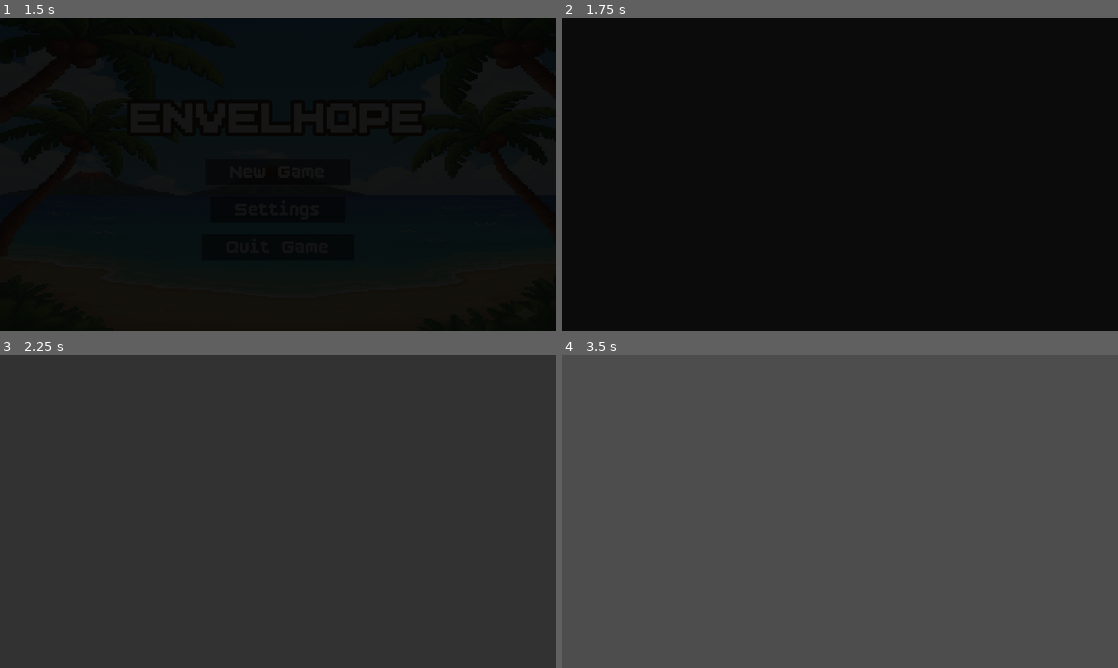
Above: before the commit, frames 1-4 (two rows, left to right).
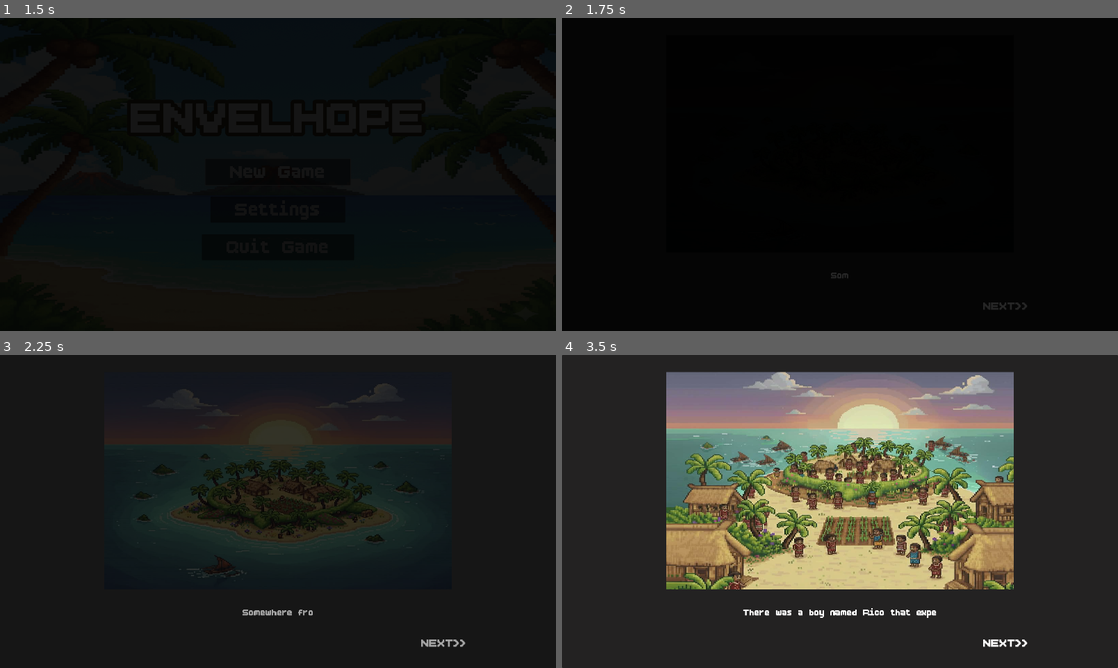
Above: after the commit, the same moments.

Repository: hoaxnt/envelhope-beta
Game: Godot game, scene res://Scenes/utils/main_menu.tscn
The game is run twice, just before and just after one commit, with the same random seed, the same clock (stepped at 60 frames per second) and the same inputs.
Inputs (mouse positions are in pixels of both pictures, inside the frame that each line leads up to):
- Up to frame 1 (1.5 s): click "New Game" at 0.5 s; click "New Game" at 1.25 s
- Up to frame 2 (1.75 s): no input
- Up to frame 3 (2.25 s): click (278, 511) at 2.02 s
- Up to frame 4 (3.5 s): click (840, 511) at 2.77 s

Frame 1 is identical in both runs. In frame 2, 0.1% of the frame differs, in the area x 48-84%, y 81-94%; in frame 3, 89%; in frame 4, 99%, in the area x 0-100%, y 0-100%.

Commit message:
feat: added chapter 2

Diff:
--- a/Scenes/chapters/chapter_2.tscn
+++ b/Scenes/chapters/chapter_2.tscn
@@ -1,82 +1,28 @@
-[gd_scene load_steps=22 format=3 uid="uid://ch7e3kl82la3y"]
+[gd_scene load_steps=13 format=3 uid="uid://ch7e3kl82la3y"]
 
 [ext_resource type="PackedScene" uid="uid://cqfnmj4as6wxg" path="res://scenes/maps/city/plaza.tscn" id="1_3hgx5"]
 [ext_resource type="Script" uid="uid://dchxwfgk4jbge" path="res://scripts/chapters/chapter_2.gd" id="1_3ilha"]
 [ext_resource type="PackedScene" uid="uid://4h22a7hemgyb" path="res://scenes/characters/player.tscn" id="2_v6yd1"]
-[ext_resource type="Script" uid="uid://bcfm8jfsqemav" path="res://scripts/characters/npc_plaza/fruit_vendor/roaming.gd" id="3_jauny"]
 [ext_resource type="PackedScene" uid="uid://roh6nuojjp2y" path="res://scenes/characters/npc_plaza/fruit_vendor.tscn" id="3_sa0bh"]
 [ext_resource type="PackedScene" uid="uid://cp647drb6trig" path="res://scenes/characters/npc_plaza/street_performer.tscn" id="5_g2xa2"]
 [ext_resource type="PackedScene" uid="uid://7ig7qjivgr7b" path="res://scenes/characters/npc_plaza/guard.tscn" id="6_2w64o"]
 [ext_resource type="PackedScene" uid="uid://dmwar6r6bslj7" path="res://scenes/characters/npc_plaza/blind_vendor.tscn" id="7_165o0"]
-[ext_resource type="Script" uid="uid://tdyss6nwpwej" path="res://scripts/utils/portal.gd" id="8_3ilha"]
-[ext_resource type="Texture2D" uid="uid://dnhad78k1oqjp" path="res://assets/utils/portal.png" id="9_3ilha"]
 [ext_resource type="PackedScene" uid="uid://c1n41auotc7uk" path="res://scenes/hud/hud.tscn" id="11_8exib"]
 
-[sub_resource type="Curve2D" id="Curve2D_g2xa2"]
-_data = {
-"points": PackedVector2Array(0, 0, 0, 0, 130, 616, 0, 0, 0, 0, 370, 616)
-}
-point_count = 2
+[sub_resource type="SegmentShape2D" id="SegmentShape2D_cf2n5"]
+a = Vector2(1712, 1)
+b = Vector2(0, 2)
 
-[sub_resource type="CircleShape2D" id="CircleShape2D_ei26i"]
-radius = 17.029387
+[sub_resource type="SegmentShape2D" id="SegmentShape2D_d806c"]
+b = Vector2(1, 736)
 
-[sub_resource type="AtlasTexture" id="AtlasTexture_rfiun"]
-atlas = ExtResource("9_3ilha")
-region = Rect2(0, 0, 66, 66)
+[sub_resource type="SegmentShape2D" id="SegmentShape2D_8exib"]
+a = Vector2(0, 735)
+b = Vector2(1712, 735)
 
-[sub_resource type="AtlasTexture" id="AtlasTexture_i74ei"]
-atlas = ExtResource("9_3ilha")
-region = Rect2(66, 0, 66, 66)
-
-[sub_resource type="AtlasTexture" id="AtlasTexture_1c24i"]
-atlas = ExtResource("9_3ilha")
-region = Rect2(132, 0, 66, 66)
-
-[sub_resource type="AtlasTexture" id="AtlasTexture_7gtdu"]
-atlas = ExtResource("9_3ilha")
-region = Rect2(198, 0, 66, 66)
-
-[sub_resource type="AtlasTexture" id="AtlasTexture_fcv6x"]
-atlas = ExtResource("9_3ilha")
-region = Rect2(264, 0, 66, 66)
-
-[sub_resource type="AtlasTexture" id="AtlasTexture_nidmx"]
-atlas = ExtResource("9_3ilha")
-region = Rect2(330, 0, 66, 66)
-
-[sub_resource type="AtlasTexture" id="AtlasTexture_ysoor"]
-atlas = ExtResource("9_3ilha")
-region = Rect2(396, 0, 66, 66)
-
-[sub_resource type="SpriteFrames" id="SpriteFrames_q4xdi"]
-animations = [{
-"frames": [{
-"duration": 1.0,
-"texture": SubResource("AtlasTexture_rfiun")
-}, {
-"duration": 1.0,
-"texture": SubResource("AtlasTexture_i74ei")
-}, {
-"duration": 1.0,
-"texture": SubResource("AtlasTexture_1c24i")
-}, {
-"duration": 1.0,
-"texture": SubResource("AtlasTexture_7gtdu")
-}, {
-"duration": 1.0,
-"texture": SubResource("AtlasTexture_fcv6x")
-}, {
-"duration": 1.0,
-"texture": SubResource("AtlasTexture_nidmx")
-}, {
-"duration": 1.0,
-"texture": SubResource("AtlasTexture_ysoor")
-}],
-"loop": true,
-"name": &"default",
-"speed": 5.0
-}]
+[sub_resource type="SegmentShape2D" id="SegmentShape2D_clykv"]
+a = Vector2(1711, -2)
+b = Vector2(1710, 736)
 
 [node name="Chapter2" type="Node2D"]
 script = ExtResource("1_3ilha")
@@ -85,28 +31,16 @@
 metadata/_edit_lock_ = true
 
 [node name="Player" parent="." instance=ExtResource("2_v6yd1")]
-position = Vector2(83, 412)
+position = Vector2(153, 502)
 
 [node name="Camera2D" type="Camera2D" parent="Player"]
 zoom = Vector2(4, 4)
-limit_left = 0
-limit_top = 0
-limit_right = 50
-limit_bottom = 50
+limit_left = 1
+limit_top = 1
+limit_right = 1710
+limit_bottom = 730
 limit_smoothed = true
 position_smoothing_enabled = true
-
-[node name="Path2D" type="Path2D" parent="."]
-position = Vector2(-111, 2)
-curve = SubResource("Curve2D_g2xa2")
-
-[node name="PathFollow2D" type="PathFollow2D" parent="Path2D"]
-position = Vector2(130, 616)
-script = ExtResource("3_jauny")
-
-[node name="FruitVendor" parent="Path2D/PathFollow2D" instance=ExtResource("3_sa0bh")]
-z_index = 1
-rotation = 0.0217357
 
 [node name="StreetPerformer" parent="." instance=ExtResource("5_g2xa2")]
 position = Vector2(498, 602)
@@ -117,21 +51,24 @@
 [node name="BlindVendor" parent="." instance=ExtResource("7_165o0")]
 position = Vector2(321, 657)
 
-[node name="Portal" type="Area2D" parent="."]
-position = Vector2(39.000004, 414)
-scale = Vector2(1.2, 1.1111112)
-script = ExtResource("8_3ilha")
-
-[node name="CollisionShape2D" type="CollisionShape2D" parent="Portal"]
-shape = SubResource("CircleShape2D_ei26i")
-
-[node name="AnimatedSprite2D" type="AnimatedSprite2D" parent="Portal"]
-position = Vector2(-2.3841858e-07, 0)
-scale = Vector2(0.93122387, 0.84844726)
-sprite_frames = SubResource("SpriteFrames_q4xdi")
-autoplay = "default"
+[node name="FruitVendor" parent="." instance=ExtResource("3_sa0bh")]
+z_index = 1
+position = Vector2(19, 618)
+rotation = 0.0217357
 
 [node name="Hud" parent="." instance=ExtResource("11_8exib")]
 visible = false
 
-[connection signal="body_entered" from="Portal" to="Portal" method="_on_body_entered"]
+[node name="StaticBody2D" type="StaticBody2D" parent="."]
+
+[node name="CollisionShape2D" type="CollisionShape2D" parent="StaticBody2D"]
+shape = SubResource("SegmentShape2D_cf2n5")
+
+[node name="CollisionShape2D2" type="CollisionShape2D" parent="StaticBody2D"]
+shape = SubResource("SegmentShape2D_d806c")
+
+[node name="CollisionShape2D3" type="CollisionShape2D" parent="StaticBody2D"]
+shape = SubResource("SegmentShape2D_8exib")
+
+[node name="CollisionShape2D4" type="CollisionShape2D" parent="StaticBody2D"]
+shape = SubResource("SegmentShape2D_clykv")
--- a/Scenes/hud/hud.tscn
+++ b/Scenes/hud/hud.tscn
@@ -1,11 +1,10 @@
-[gd_scene load_steps=17 format=3 uid="uid://c1n41auotc7uk"]
+[gd_scene load_steps=19 format=3 uid="uid://c1n41auotc7uk"]
 
 [ext_resource type="Script" uid="uid://d0fgwe3nkpfsl" path="res://scripts/hud/hud.gd" id="1_0fbou"]
 [ext_resource type="PackedScene" uid="uid://wtiojfikc0fb" path="res://scenes/hud/hunger_bar.tscn" id="2_l4r4f"]
 [ext_resource type="Texture2D" uid="uid://c4myso2wgrqtd" path="res://assets/ui/hunger_icon.png" id="2_v7mo4"]
 [ext_resource type="PackedScene" uid="uid://3rqjregok76e" path="res://scenes/hud/envelopes.tscn" id="3_0bx4p"]
 [ext_resource type="PackedScene" uid="uid://crs4wyn58p5ct" path="res://scenes/hud/hotbar_slot.tscn" id="3_558d4"]
-[ext_resource type="PackedScene" uid="uid://b6v6p84sq8x1a" path="res://scenes/hud/day_night_cycle.tscn" id="3_c45xl"]
 [ext_resource type="Texture2D" uid="uid://om54pqa2nl8x" path="res://assets/ui/envelope.png" id="4_n56i7"]
 [ext_resource type="Texture2D" uid="uid://5i30nwf1hvkt" path="res://assets/ui/bag.png" id="7_go0ap"]
 [ext_resource type="Texture2D" uid="uid://mxiklpr6dk07" path="res://assets/ui/current_quest.png" id="7_mq0y1"]
@@ -14,18 +13,19 @@
 [ext_resource type="PackedScene" uid="uid://dvmpuwcwltlnc" path="res://scenes/utils/objective_label.tscn" id="11_q6mn5"]
 [ext_resource type="PackedScene" uid="uid://nv8phd5kfc7" path="res://scenes/utils/tutorial.tscn" id="12_8nkf1"]
 [ext_resource type="FontFile" uid="uid://brajnm0fevmq0" path="res://assets/fonts/BoldPixels.ttf" id="14_4m1a1"]
+[ext_resource type="Texture2D" uid="uid://diweqnidfw18c" path="res://assets/ui/sun.png" id="14_iioc1"]
+[ext_resource type="Texture2D" uid="uid://ntqcc8bflpte" path="res://assets/ui/moon.png" id="15_567j1"]
 
 [sub_resource type="StyleBoxFlat" id="StyleBoxFlat_kniqr"]
 bg_color = Color(0.2901961, 0.20784314, 0.16078432, 1)
 border_width_left = 100
 border_color = Color(0.23529412, 0.16470589, 0.1254902, 1)
 
-[sub_resource type="StyleBoxFlat" id="StyleBoxFlat_0fbou"]
-bg_color = Color(0, 0, 0, 0.3882353)
-corner_radius_top_left = 150
-corner_radius_top_right = 150
-corner_radius_bottom_right = 150
-corner_radius_bottom_left = 150
+[sub_resource type="StyleBoxFlat" id="StyleBoxFlat_iioc1"]
+bg_color = Color(0.9843137, 0.80784315, 0.003921569, 1)
+
+[sub_resource type="StyleBoxFlat" id="StyleBoxFlat_567j1"]
+bg_color = Color(0.30588236, 0.34117648, 0.40784314, 1)
 
 [node name="Hud" type="CanvasLayer"]
 script = ExtResource("1_0fbou")
@@ -36,6 +36,7 @@
 offset_top = -250.0
 
 [node name="HotbarSlot" parent="." instance=ExtResource("3_558d4")]
+visible = false
 
 [node name="Control" type="Control" parent="."]
 layout_mode = 3
@@ -110,60 +111,6 @@
 [node name="Envelopes" parent="Control/MarginContainer/Panel/HBoxContainer/VBoxContainer/HBoxContainer2" instance=ExtResource("3_0bx4p")]
 layout_mode = 2
 
-[node name="Control2" type="Control" parent="."]
-visible = false
-layout_mode = 3
-anchors_preset = 1
-anchor_left = 1.0
-anchor_right = 1.0
-offset_left = -40.0
-offset_bottom = 40.0
-grow_horizontal = 0
-metadata/_edit_lock_ = true
-
-[node name="MarginContainer" type="MarginContainer" parent="Control2"]
-custom_minimum_size = Vector2(500, 200)
-layout_mode = 1
-anchors_preset = 1
-anchor_left = 1.0
-anchor_right = 1.0
-offset_left = -400.0
-offset_bottom = 200.0
-grow_horizontal = 0
-theme_override_constants/margin_left = 30
-theme_override_constants/margin_top = 50
-theme_override_constants/margin_right = 30
-theme_override_constants/margin_bottom = 30
-
-[node name="Panel" type="Panel" parent="Control2/MarginContainer"]
-layout_mode = 2
-theme_override_styles/panel = SubResource("StyleBoxFlat_0fbou")
-
-[node name="HBoxContainer" type="HBoxContainer" parent="Control2/MarginContainer/Panel"]
-layout_mode = 1
-anchors_preset = 15
-anchor_right = 1.0
-anchor_bottom = 1.0
-grow_horizontal = 2
-grow_vertical = 2
-alignment = 1
-metadata/_edit_lock_ = true
-
-[node name="VBoxContainer" type="VBoxContainer" parent="Control2/MarginContainer/Panel/HBoxContainer"]
-layout_mode = 2
-size_flags_horizontal = 3
-alignment = 1
-
-[node name="Label" type="Label" parent="Control2/MarginContainer/Panel/HBoxContainer/VBoxContainer"]
-layout_mode = 2
-theme_override_font_sizes/font_size = 30
-text = "Day | Night"
-horizontal_alignment = 1
-vertical_alignment = 1
-
-[node name="DayNightCycleLabel" parent="Control2/MarginContainer/Panel/HBoxContainer/VBoxContainer" instance=ExtResource("3_c45xl")]
-layout_mode = 2
-
 [node name="Control5" type="Control" parent="."]
 layout_mode = 3
 anchors_preset = 5
@@ -267,6 +214,73 @@
 flat = true
 icon_alignment = 1
 
+[node name="Control6" type="Control" parent="."]
+layout_mode = 3
+anchors_preset = 1
+anchor_left = 1.0
+anchor_right = 1.0
+offset_left = -40.0
+offset_bottom = 40.0
+grow_horizontal = 0
+
+[node name="MarginContainer" type="MarginContainer" parent="Control6"]
+layout_mode = 1
+anchors_preset = 1
+anchor_left = 1.0
+anchor_right = 1.0
+offset_left = -200.0
+offset_bottom = 80.0
+grow_horizontal = 0
+theme_override_constants/margin_top = 20
+theme_override_constants/margin_right = 20
+
+[node name="HBoxContainer" type="HBoxContainer" parent="Control6/MarginContainer"]
+layout_mode = 2
+alignment = 1
+
+[node name="VBoxContainer" type="VBoxContainer" parent="Control6/MarginContainer/HBoxContainer"]
+layout_mode = 2
+theme_override_constants/separation = -30
+alignment = 1
+
+[node name="DayLabel" type="Label" parent="Control6/MarginContainer/HBoxContainer/VBoxContainer"]
+layout_mode = 2
+theme_override_fonts/font = ExtResource("14_4m1a1")
+theme_override_font_sizes/font_size = 80
+text = "Day 0"
+horizontal_alignment = 1
+
+[node name="HBoxContainer" type="HBoxContainer" parent="Control6/MarginContainer/HBoxContainer/VBoxContainer"]
+layout_mode = 2
+theme_override_constants/separation = -31
+alignment = 1
+
+[node name="SunTexture" type="TextureRect" parent="Control6/MarginContainer/HBoxContainer/VBoxContainer/HBoxContainer"]
+z_index = 1
+custom_minimum_size = Vector2(100, 100)
+layout_mode = 2
+size_flags_horizontal = 0
+texture = ExtResource("14_iioc1")
+expand_mode = 1
+
+[node name="VBoxContainer" type="VBoxContainer" parent="Control6/MarginContainer/HBoxContainer/VBoxContainer/HBoxContainer"]
+layout_mode = 2
+alignment = 1
+
+[node name="DayProgressBar" type="ProgressBar" parent="Control6/MarginContainer/HBoxContainer/VBoxContainer/HBoxContainer/VBoxContainer"]
+custom_minimum_size = Vector2(300, 30)
+layout_mode = 2
+theme_override_styles/background = SubResource("StyleBoxFlat_iioc1")
+theme_override_styles/fill = SubResource("StyleBoxFlat_567j1")
+show_percentage = false
+
+[node name="MoonTexture" type="TextureRect" parent="Control6/MarginContainer/HBoxContainer/VBoxContainer/HBoxContainer"]
+z_index = 1
+custom_minimum_size = Vector2(100, 100)
+layout_mode = 2
+texture = ExtResource("15_567j1")
+expand_mode = 1
+
 [connection signal="pressed" from="ActionButton" to="." method="_on_action_button_pressed"]
 [connection signal="pressed" from="Control3/MarginContainer/HBoxContainer/VBoxContainer/BagButton" to="." method="_on_bag_button_pressed"]
 [connection signal="pressed" from="Control3/MarginContainer/HBoxContainer/VBoxContainer/ViewQuestButton" to="." method="_on_view_quest_button_pressed"]
--- a/Scripts/Chapters/chapter_2.gd
+++ b/Scripts/Chapters/chapter_2.gd
@@ -2,8 +2,13 @@
 
 @onready var global_state = get_node("/root/GlobalState")
 @onready var hud : CanvasLayer = $Hud
+@onready var camera : Camera2D = $Player/Camera2D
 
 func _ready() -> void:
+	camera.limit_left = 1
+	camera.limit_top = 1
+	camera.limit_right = 1710
+	camera.limit_bottom = 730
 	hud.show()
 
 func _input(event: InputEvent) -> void:
--- a/Scripts/autoloads/game_data.gd
+++ b/Scripts/autoloads/game_data.gd
@@ -11,7 +11,7 @@
 
 var PLAYER_STATS = {
 	"hunger": 100.0,
-	"envelopes": 10000,
+	"envelopes": 0,
 	"cycle": 10,
 	"equipped_tool": "none",
 }
--- a/Scripts/autoloads/global_state.gd
+++ b/Scripts/autoloads/global_state.gd
@@ -1,55 +1,7 @@
 extends Node2D
-
-const SAVE_PATH = "user://game_save.json"
-var current_money = 98989898
-var current_hp = 98
 
 var pause_menu_scene = preload("res://scenes/utils/pause_menu.tscn")
 var current_menu_instance = null
-
-func save_game():
-	var save_dict = {
-		"money": current_money,
-		"hp": current_hp
-		}
-	var json_string = JSON.stringify(save_dict, "\t")
-	var file = FileAccess.open(SAVE_PATH, FileAccess.WRITE)
-
-	if file:
-		file.store_string(json_string)
-		print("Game saved successfully!")
-	else:
-			print("Error: Could not open file for saving.")
-
-func load_game():
-	if not FileAccess.file_exists(SAVE_PATH):
-		print("No save file found.")
-		return false
-
-	var file = FileAccess.open(SAVE_PATH, FileAccess.READ)
-	if file:
-		var json_string = file.get_as_text()
-		var parse_result = JSON.parse_string(json_string)
-
-		if parse_result:
-			var save_dict = parse_result
-			current_money = save_dict.get("money", 0)
-			current_hp = save_dict.get("hp", 0)
-
-			# Optionally load the scene
-			var scene_path = save_dict.get("current_scene")
-
-			if scene_path and scene_path != get_tree().current_scene.filename:
-				print("Game loaded successfully!")
-				return true
-			else:
-				print("Error: Could not parse JSON data.")
-				return false
-	else:
-		print("Error: Could not open file for loading.")
-		return false
-
-
 
 func toggle_pause() -> void:
 		if get_tree().paused:
--- a/Scripts/hud/envelopes.gd
+++ b/Scripts/hud/envelopes.gd
@@ -1,15 +1,13 @@
 extends Label
 
 @onready var PLAYER_DATA = SaveLoad.load_game(SaveLoad.PLAYER_DATA_PATH)
-@onready var envelopes = PLAYER_DATA.get("envelopes")
+var envelopes
 
 func _ready():
-	update_display(int(envelopes))
+	envelopes = int(PLAYER_DATA["envelopes"])
+	text = str(envelopes)
 
 func _on_timer_timeout() -> void:
 	PLAYER_DATA = SaveLoad.load_game(SaveLoad.PLAYER_DATA_PATH)
-	envelopes = PLAYER_DATA.get("envelopes")
-	update_display(int(envelopes))
-
-func update_display(new_value):
-	text = str(new_value)
+	envelopes = int(PLAYER_DATA["envelopes"])
+	text = str(envelopes)
--- a/Scripts/hud/hud.gd
+++ b/Scripts/hud/hud.gd
@@ -2,6 +2,7 @@
 
 @onready var chop_button = Hud.get_node("ActionButton")
 @onready var sfx = StreamAudio.get_node("Sfx")
+
 signal action_button_pressed_signal
 
 var is_action_pressed = false
--- a/Scripts/hud/hunger_bar.gd
+++ b/Scripts/hud/hunger_bar.gd
@@ -17,7 +17,7 @@
 
 func _on_timer_timeout():
 		if value > 0:
-				value -= 0.08
+				value -= 30
 				value = max(0.0, value)
 				PLAYER_DATA.set("hunger", value)
 				SaveLoad.save_game(PLAYER_DATA, SaveLoad.PLAYER_DATA_PATH)
--- a/Scripts/utils/kidnap_checker.gd
+++ b/Scripts/utils/kidnap_checker.gd
@@ -5,6 +5,6 @@
 func _on_body_entered(body: Node2D) -> void:
 	var INVENTORY = SaveLoad.load_game(SaveLoad.INVENTORY_PATH)
 	if body.is_in_group("player"):
-		if INVENTORY["log"] >= 15:
+		if INVENTORY["log"] >= 1:
 			Hud.hide()
-			Transition.transition_to_scene("res://scripts/stories/kidnap_story.gd")
+			Transition.transition_to_scene("res://scenes/stories/kidnap_story.tscn")
--- a/Scripts/utils/main_menu.gd
+++ b/Scripts/utils/main_menu.gd
@@ -10,7 +10,7 @@
 func _on_start_button_pressed() -> void:
 	sfx.play()
 
-	Transition.transition_to_scene("res://scenes/utils/startup_story.tscn")
+	Transition.transition_to_scene("res://scenes/stories/startup_story.tscn")
 
 func _on_exit_button_pressed() -> void:
 	sfx.play()
Binary file added: assets/ui/moon.png
Not shown, added: assets/ui/moon.png.import
Binary file added: assets/ui/sun.png
Not shown, added: assets/ui/sun.png.import
